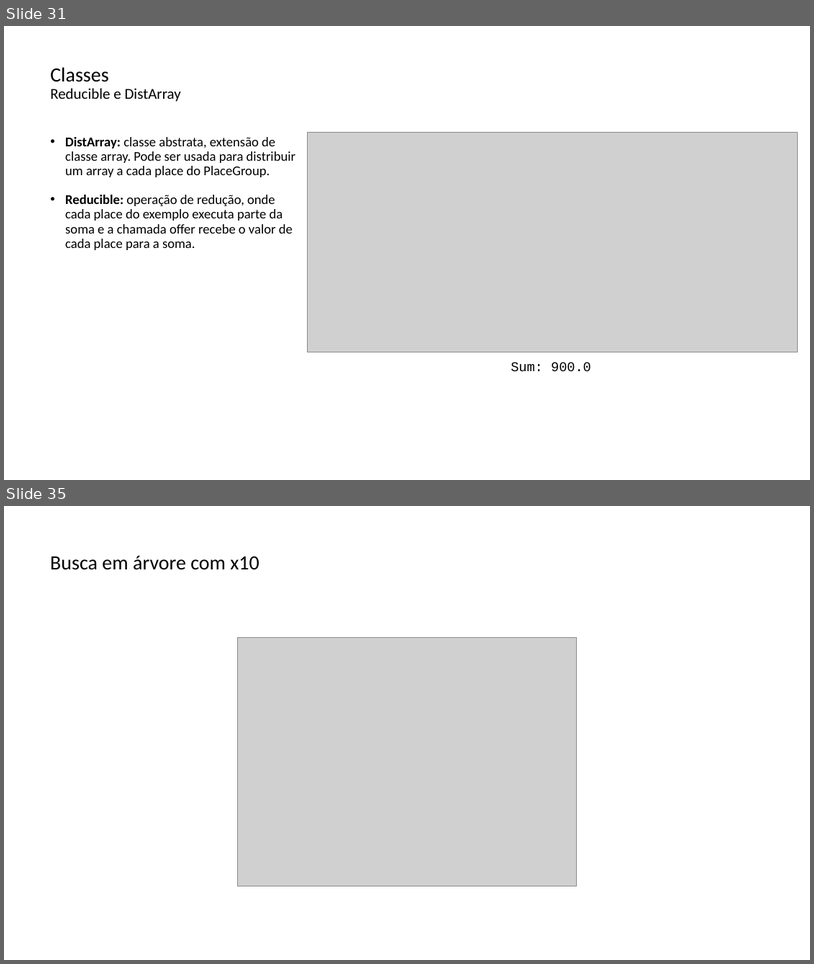
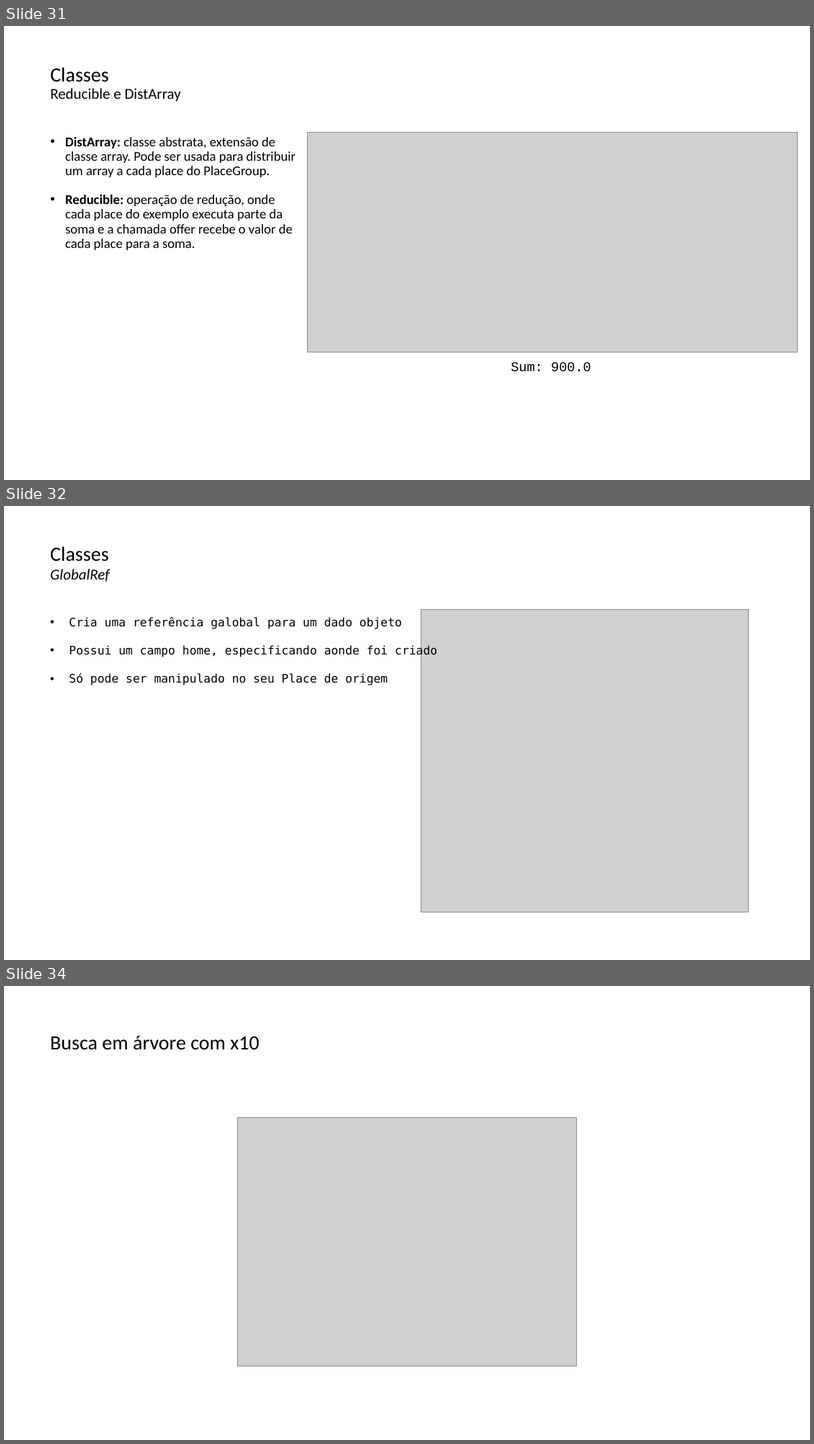
Before and after one commit to lquatrin/inf2591, a slide deck: x102.pptx. Shown one above the other, each under a label of ours: slides 31 and 35 before the commit, slides 31, 32 and 34 after it; the slides between them are not shown. The pictures are 814x964 and 814x1444 pixels, drawn with LibreOffice and Linux fonts; fonts in the diff are those of the drawing; grey boxes stand for pictures. Boxes give left, top, right and bottom in pixels: in the first picture for what was removed or moved away, otherwise in the second. Text is boxed around its words. In the diff, an @@ line names an element or a change of style, - is before the commit and + after.

```diff
--- a/x102.pptx
+++ b/x102.pptx
@@ slide 32 added at box(4, 506, 810, 960), background #FFFFFF @@
@@ text added at box(50, 546, 110, 582), 18 pt, text #000000, italic @@
+Classes
+GlobalRef
@@ picture added at box(422, 610, 749, 912) @@
@@ text added at box(69, 617, 437, 685), 14 pt, text #000000 @@
+• Cria uma referência galobal para um dado objeto
+• Possui um campo home, especificando aonde foi criado
+• Só pode ser manipulado no seu Place de origem
@@ what was slide 35 is now slide 34 @@
```
Also in this commit, not shown: 2 slides changed, 2 slides removed.
